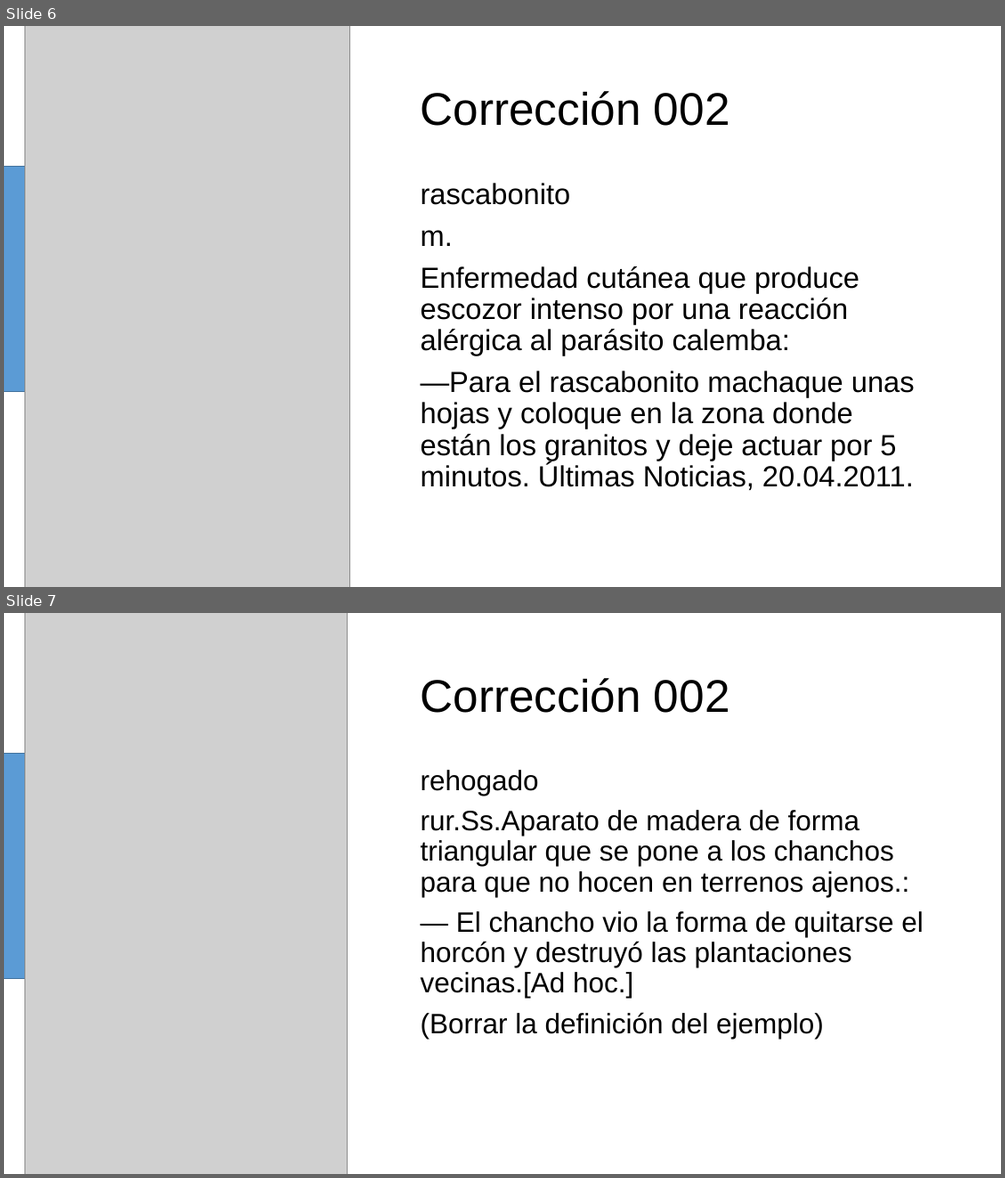
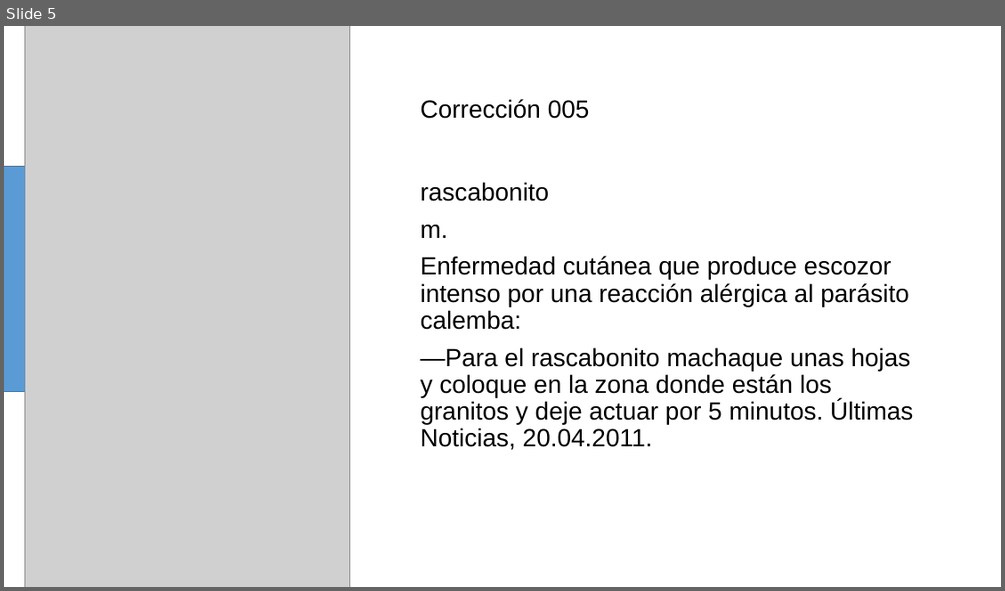
Before and after one commit to omarbramirez/ecuatorianismos, a slide deck: correcciones002.pptx. Shown one above the other, each under a label of ours: slides 6 and 7 before the commit, slide 5 after it. The pictures are 1005x1178 and 1005x591 pixels, drawn with LibreOffice and Linux fonts; fonts in the diff are those of the drawing; grey boxes stand for pictures. Boxes give left, top, right and bottom in pixels: in the first picture for what was removed or moved away, otherwise in the second. Text is boxed around its words. In the diff, an @@ line names an element or a change of style, - is before the commit and + after.

```diff
--- a/correcciones002.pptx
+++ b/correcciones002.pptx
@@ slide 7 removed at <box>4,613,1001,1174</box>, background #FFFFFF @@
@@ picture removed at <box>25,613,347,1174</box> @@
@@ title removed at <box>421,678,730,713</box> @@
-Corrección 002
@@ rectangle removed at <box>4,754,25,978</box> @@
@@ text removed at <box>421,770,923,1038</box> @@
-rehogado
-rur.Ss.Aparato de madera de forma triangular que se pone a los chanchos para que no hocen en terrenos ajenos.:
-— El chancho vio la forma de quitarse el horcón y destruyó las plantaciones vecinas.[Ad hoc.]
-(Borrar la definición del ejemplo)
@@ what was slide 6 is now slide 5 @@
@@ slide 5 changed as well @@
@@ title at <box>421,99,590,119</box>: text changed; size 44 to 24 pt @@
-Corrección 002
+Corrección 005
@@ text "rascabonito" at <box>421,182,913,450</box>: size 28 to 24 pt @@
```
Also in this commit, not shown: 8 other slides changed, 8 slides added, 7 other slides removed, 13 other files.
